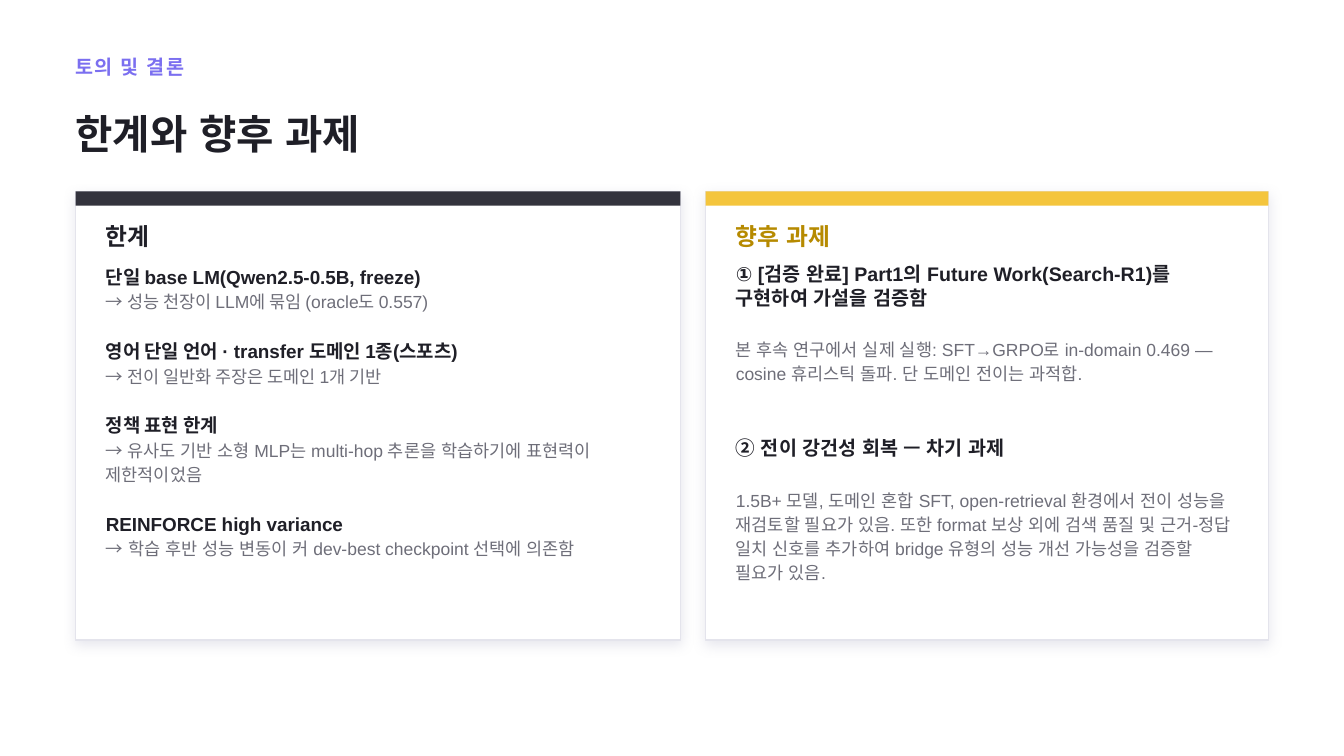
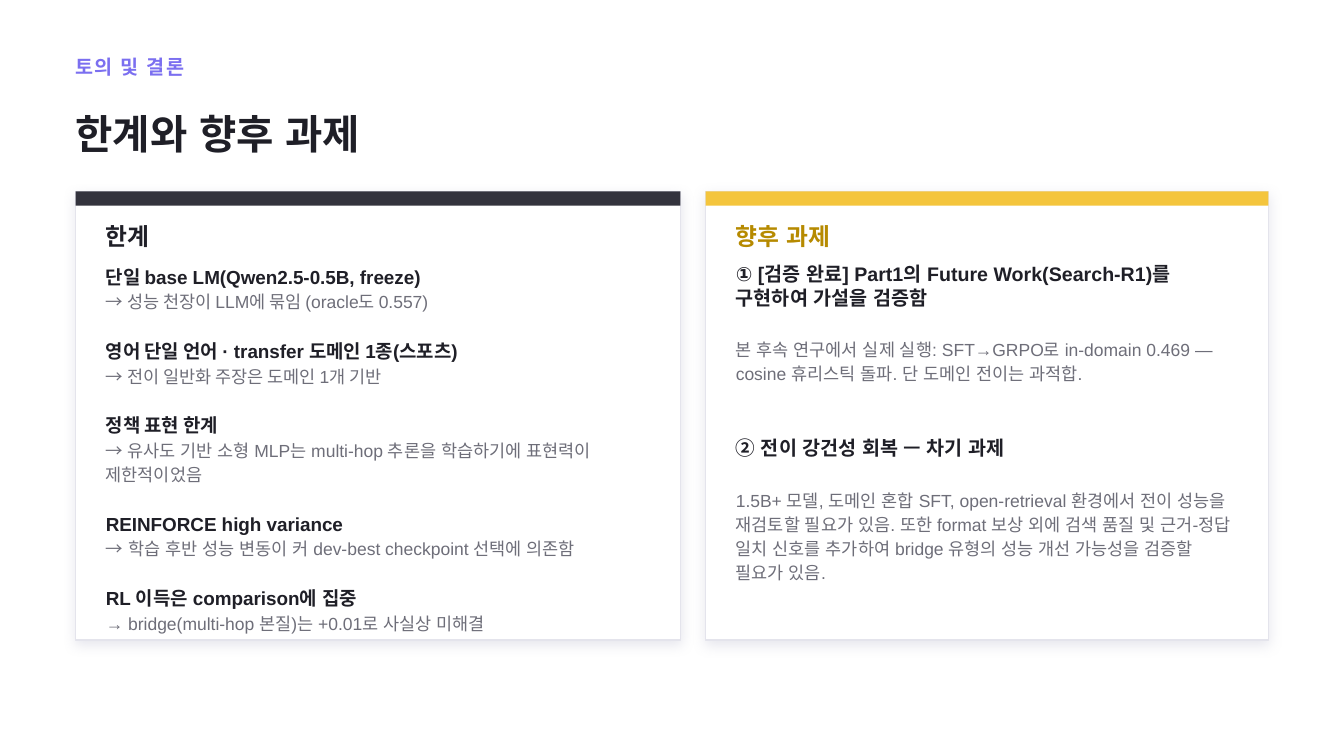
Before and after one commit to doosanpark/RL-Multihop-RAG, a slide deck: slide 31 of RL_Project_Presentation.pptx. Drawn at 1344x756 pixels with LibreOffice and Linux fonts; fonts in the diff are those of the drawing. Boxes give left, top, right and bottom in pixels: in the first picture for what was removed or moved away, otherwise in the second. Text is boxed around its words. In the diff, an @@ line names an element or a change of style, - is before the commit and + after.

```diff
--- a/RL_Project_Presentation.pptx
+++ b/RL_Project_Presentation.pptx
@@ text at (x1=106, y1=589, x2=484, y2=634): paragraphs added @@
+RL 이득은 comparison에 집중
+→ bridge(multi-hop 본질)는 +0.01로 사실상 미해결
```
Also in this commit, not shown: 4 other slides changed, 16 other files.
